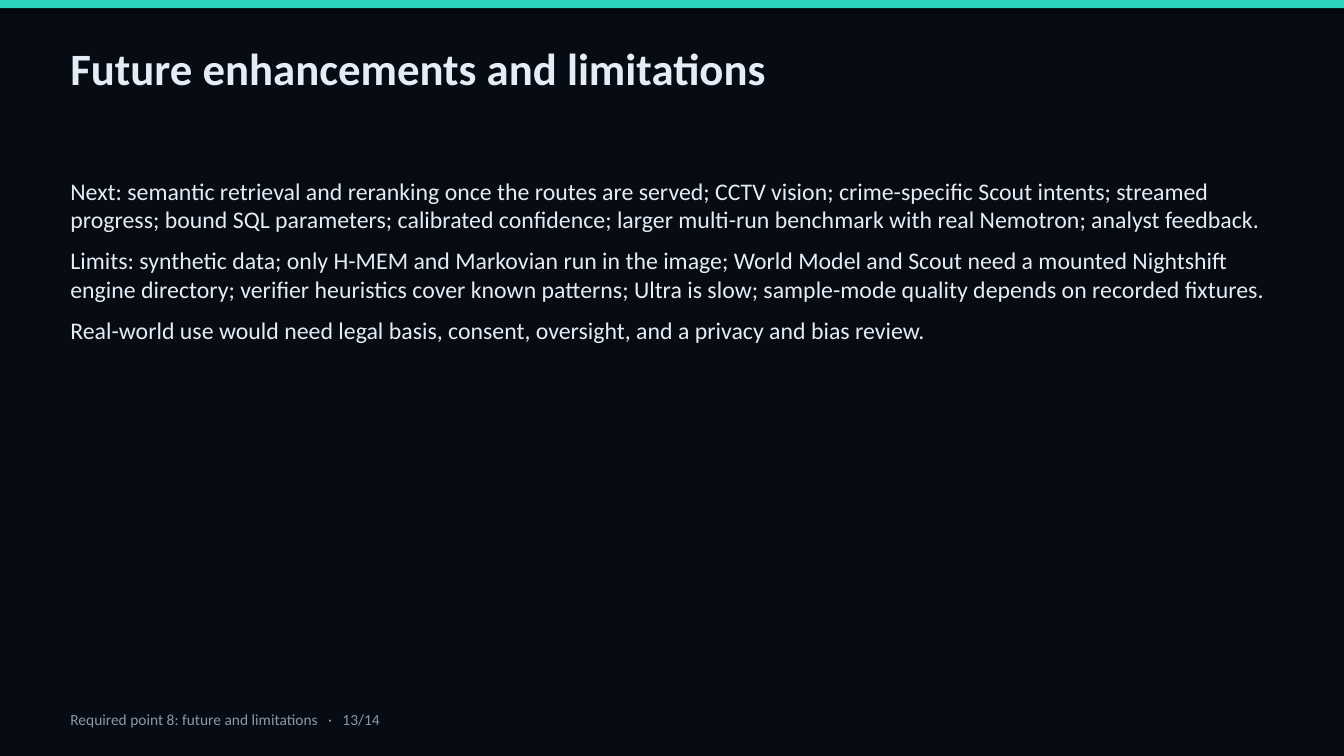
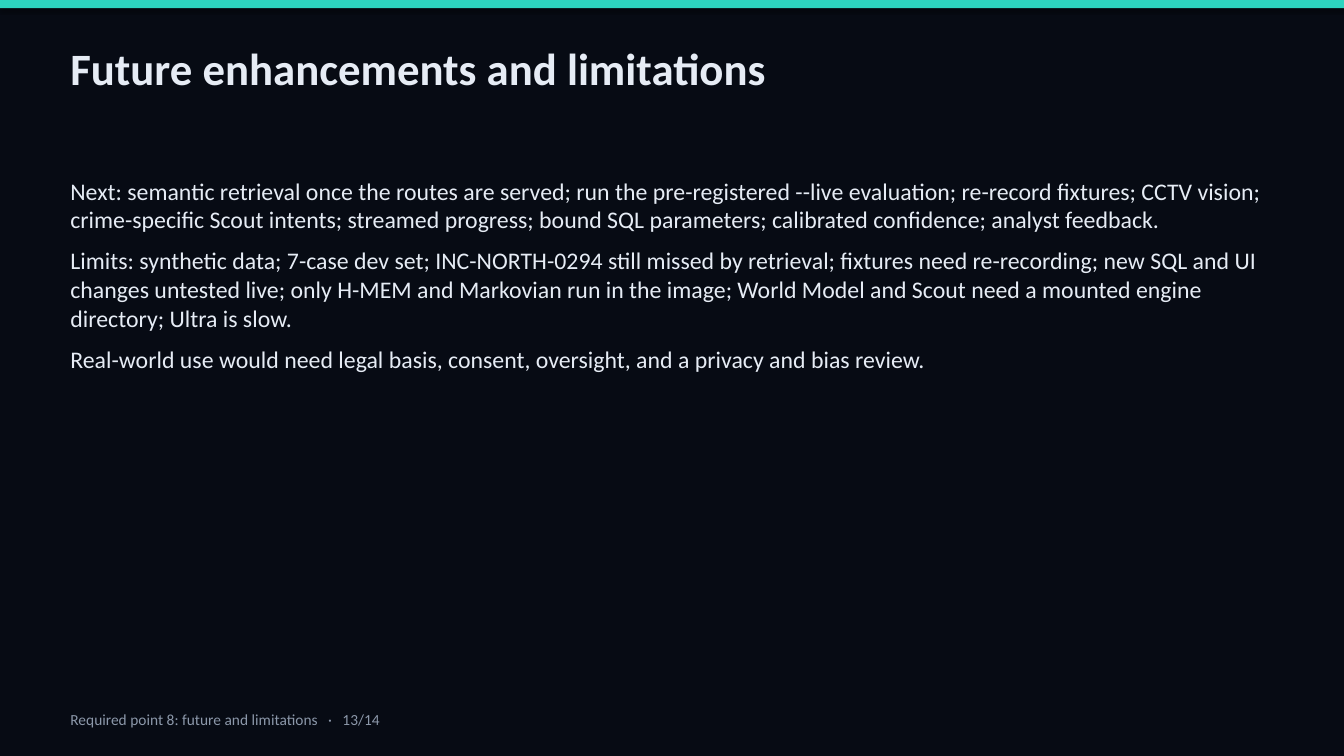
Before and after one commit to Yashasvi-Ranjan/Crime_intelligence, a slide deck: slide 13 of submission/media/AEGIS_Slide_Deck.pptx. Drawn at 1344x756 pixels with LibreOffice and Linux fonts; fonts in the diff are those of the drawing. Boxes give left, top, right and bottom in pixels: in the first picture for what was removed or moved away, otherwise in the second. Text is boxed around its words. In the diff, an @@ line names an element or a change of style, - is before the commit and + after.

```diff
--- a/submission/media/AEGIS_Slide_Deck.pptx
+++ b/submission/media/AEGIS_Slide_Deck.pptx
@@ text at (70, 183, 1260, 331): text changed @@
-Next: semantic retrieval and reranking once the routes are served; CCTV vision; crime-specific Scout intents; streamed progress; bound SQL parameters; calibrated confidence; larger multi-run benchmark with real Nemotron; analyst feedback.
-Limits: synthetic data; only H-MEM and Markovian run in the image; World Model and Scout need a mounted Nightshift engine directory; verifier heuristics cover known patterns; Ultra is slow; sample-mode quality depends on recorded fixtures.
+Next: semantic retrieval once the routes are served; run the pre-registered --live evaluation; re-record fixtures; CCTV vision; crime-specific Scout intents; streamed progress; bound SQL parameters; calibrated confidence; analyst feedback.
+Limits: synthetic data; 7-case dev set; INC-NORTH-0294 still missed by retrieval; fixtures need re-recording; new SQL and UI changes untested live; only H-MEM and Markovian run in the image; World Model and Scout need a mounted engine directory; Ultra is slow.
```
Also in this commit, not shown: 5 other slides changed, 1 other file.
